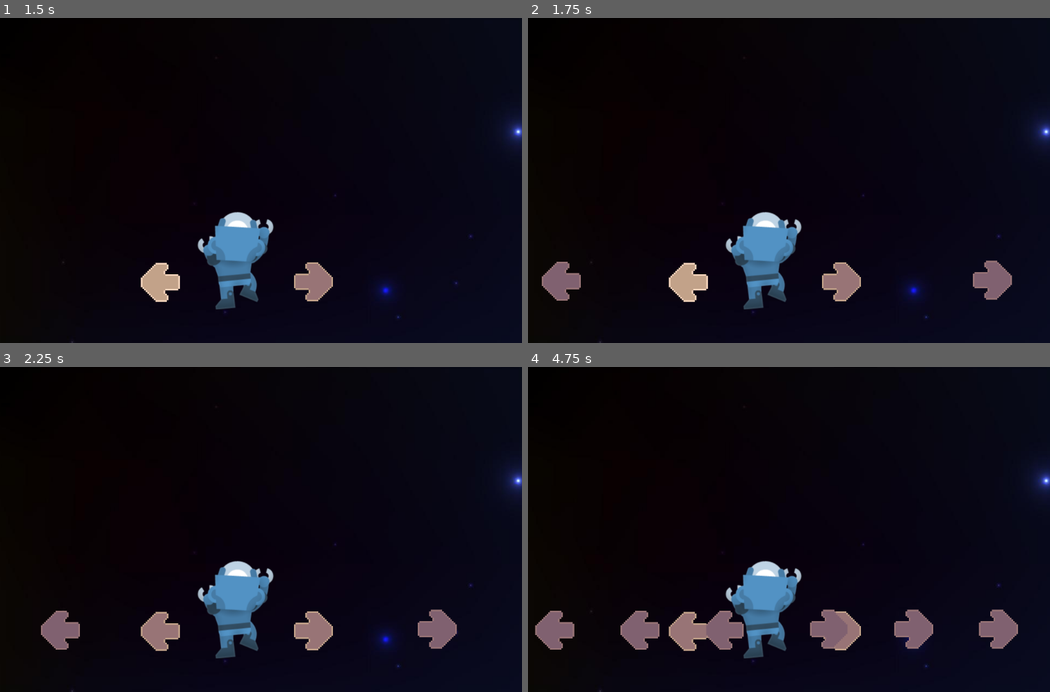
Above: before the commit, frames 1-4 (two rows, left to right).
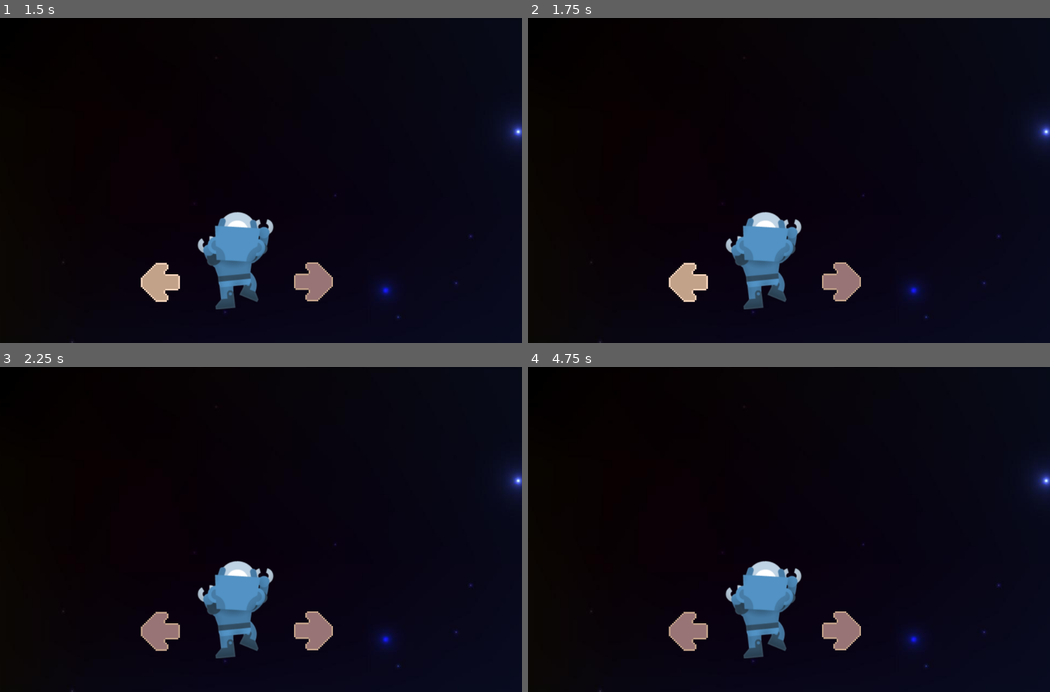
Above: after the commit, the same moments.

Repository: TrejoJulian/unq-ipv-boss-continuum
Game: Godot game, scene res://Game.tscn
Same seed, same stepped clock (60 frames per second), same inputs: the game is played once before the commit and once after it.
Inputs:
- Up to frame 1 (1.5 s): tap Enter at 0.5 s; tap Space at 1.25 s; hold A (left_arrow_pressed) from 1.28 s (still down)
- Up to frame 2 (1.75 s): keep holding A (left_arrow_pressed)
- Up to frame 3 (2.25 s): release A (left_arrow_pressed) at 2.03 s
- Up to frame 4 (4.75 s): hold A (left_arrow_pressed) from 3.53 s (still down)

Frame 1 is identical in both runs. In frame 2, 1.2% of the frame differs, in the area x 2-93%, y 74-87%; in frame 3, 1.2%; in frame 4, 3.3%, in the area x 1-94%, y 74-87%.
Error after the commit: Attempt to call function 'start' in base 'null instance' on a null instance. (res://Game.gd:12)

Commit message:
se arreglaron algunos nombres

Diff:
--- a/Game.tscn
+++ b/Game.tscn
@@ -26,8 +26,6 @@
 
 [node name="Player" parent="." instance=ExtResource( 2 )]
 
-[node name="RoadMap(No tiene nada hecho)" type="Node2D" parent="."]
-
 [node name="ArrowLeft" parent="." instance=ExtResource( 3 )]
 position = Vector2( 358.368, 488.017 )
 scale = Vector2( 3, 3 )
@@ -47,10 +45,10 @@
 position = Vector2( 935.956, 483.96 )
 note_scene = ExtResource( 6 )
 
-[node name="LeftBadArea" parent="." instance=ExtResource( 8 )]
+[node name="BadArea" parent="." instance=ExtResource( 8 )]
 position = Vector2( 495.339, 489.104 )
 
-[node name="RightNoteTimer" type="Timer" parent="."]
+[node name="NoteTimer" type="Timer" parent="."]
 wait_time = 1.558
 
-[connection signal="timeout" from="RightNoteTimer" to="." method="_on_RightNoteTimer_timeout"]
+[connection signal="timeout" from="NoteTimer" to="." method="_on_RightNoteTimer_timeout"]
